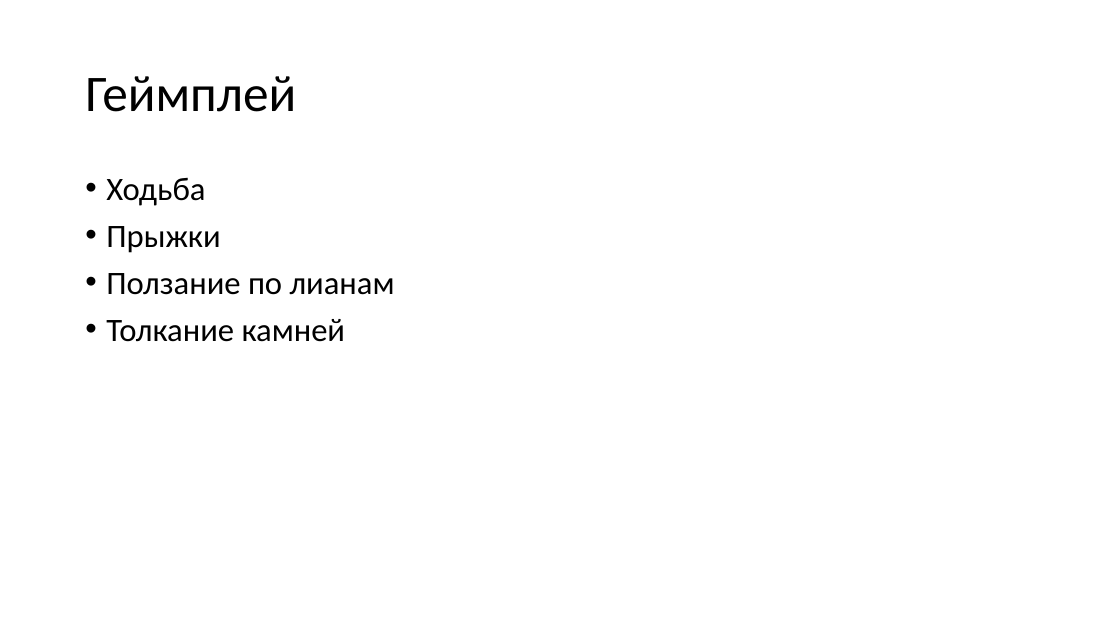
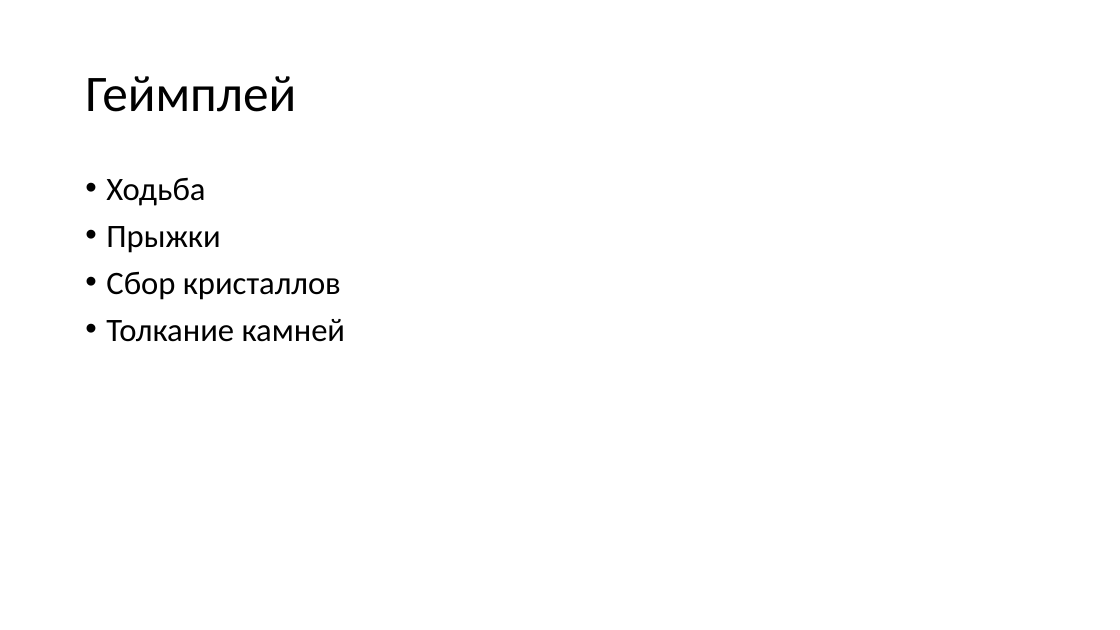
Before and after one commit to Scheise45/projeckt_2, a slide deck: slide 9 of документы/проект2.pptx. Drawn at 1120x630 pixels with LibreOffice and Linux fonts; fonts in the diff are those of the drawing. Boxes give left, top, right and bottom in pixels: in the first picture for what was removed or moved away, otherwise in the second. Text is boxed around its words. In the diff, an @@ line names an element or a change of style, - is before the commit and + after.

```diff
--- a/документы/проект2.pptx
+++ b/документы/проект2.pptx
@@ text at [106,271,341,300]: text changed @@
-• Ползание по лианам
+• Cбор кристаллов
```
Also in this commit, not shown: 6 other slides changed, 4 slides added, 1 slide removed, 7 other files.
